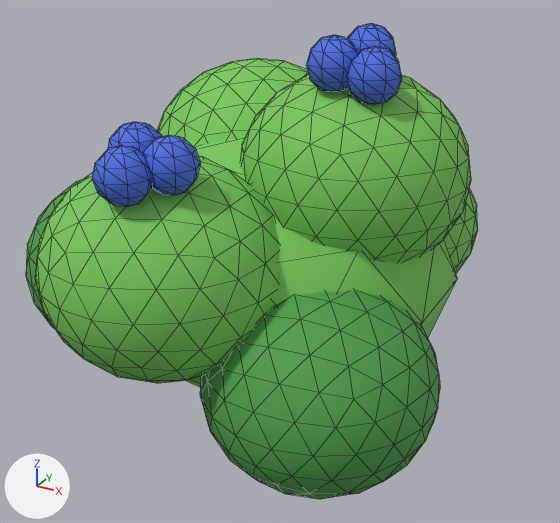
What one commit did to the glTF model game/assets/models/prop_berry_bush.glb.
One viewpoint serves both versions: a 50 mm lens placed at (0.762, -1.367, 1.049), pointed at (0.031, -0.039, 0.385). Arrows for +X, +Y and +Z are at lower left; the lights stay in place. The picture after the commit comes second. Mesh edges are drawn as thin lines.

The older version as bpy lines, for what is in view:
```python
me_prop_berry_bush = bpy.data.meshes.new('prop_berry_bush')
me_prop_berry_bush.from_pydata(...)  # 1392 vertices, 2720 faces; spans x -0.588..0.444, y -0.535..0.553, z 0.042..0.883
# faces by material slot: [1360, 640, 720]
me_prop_berry_bush.materials.append(mat_leaf)  # green #78c85a
me_prop_berry_bush.materials.append(mat_leaf_dark)  # green #4e9e4a
me_prop_berry_bush.materials.append(mat_berry)  # blue #4c6fe2
ob_prop_berry_bush = bpy.data.objects.new('prop_berry_bush', me_prop_berry_bush)
ob_prop_berry_bush.location = (0.0, 0.0, 0.0)
```
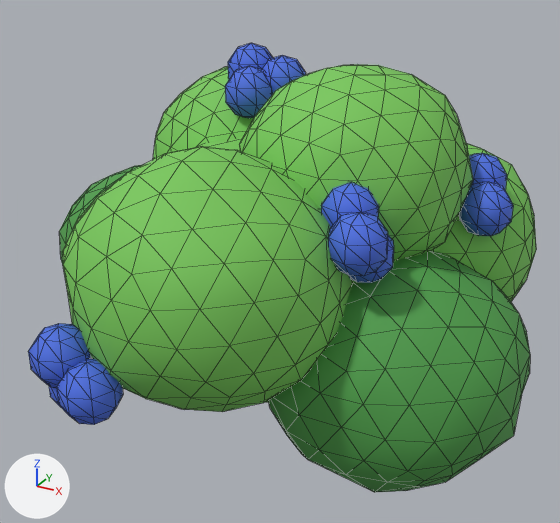
What changed in the scene script:
```text
Change me_prop_berry_bush:
    remove me_prop_berry_bush.from_pydata(...)  # 1392 vertices, 2720 faces; spans x -0.588..0.444, y -0.535..0.553, z 0.042..0.883
    add me_prop_berry_bush.from_pydata(...)  # 1422 vertices, 2768 faces; spans x -0.583..0.569, y -0.616..0.501, z 0.008..0.81
    me_prop_berry_bush part 1: a new loose piece, a UV sphere (8 segments, 5 rings, poles along z) spanning x 0.371..0.476, y 0.025..0.129, z 0.48..0.59, in mat_berry (blue #4c6fe2)
    me_prop_berry_bush part 2: a new loose piece, a UV sphere (8 segments, 5 rings, poles along z) spanning x 0.34..0.445, y 0.085..0.19, z 0.518..0.628, in mat_berry (blue #4c6fe2)
    me_prop_berry_bush part 3: a new loose piece, a UV sphere (8 segments, 5 rings, poles along z) spanning x -0.137..-0.032, y -0.013..0.091, z 0.663..0.773, in mat_berry (blue #4c6fe2)
    me_prop_berry_bush part 4: a new loose piece, a UV sphere (8 segments, 5 rings, poles along z) spanning x -0.092..0.012, y 0.049..0.153, z 0.68..0.79, in mat_berry (blue #4c6fe2)
    me_prop_berry_bush part 5: a new loose piece, a UV sphere (8 segments, 5 rings, poles along z) spanning x -0.168..-0.063, y 0.048..0.153, z 0.7..0.81, in mat_berry (blue #4c6fe2)
    me_prop_berry_bush part 6: a new loose piece, a UV sphere (8 segments, 5 rings, poles along z) spanning x 0.234..0.339, y -0.245..-0.14, z 0.46..0.57, in mat_berry (blue #4c6fe2)
    me_prop_berry_bush part 7: a new loose piece, a UV sphere (8 segments, 5 rings, poles along z) spanning x 0.205..0.309, y -0.251..-0.146, z 0.532..0.642, in mat_berry (blue #4c6fe2)
    me_prop_berry_bush part 8: a new loose piece, a UV sphere (8 segments, 5 rings, poles along z) spanning x 0.247..0.351, y -0.309..-0.205, z 0.502..0.612, in mat_berry (blue #4c6fe2)
    me_prop_berry_bush part 9: a new loose piece, a UV sphere (8 segments, 5 rings, poles along z) spanning x -0.09..0.015, y -0.616..-0.511, z 0.284..0.394, in mat_berry (blue #4c6fe2)
    me_prop_berry_bush part 10: a new loose piece, a UV sphere (8 segments, 5 rings, poles along z) spanning x -0.153..-0.048, y -0.607..-0.502, z 0.328..0.438, in mat_berry (blue #4c6fe2)
    me_prop_berry_bush part 11: a new loose piece, a UV sphere (8 segments, 5 rings, poles along z) spanning x -0.151..-0.046, y -0.576..-0.471, z 0.257..0.367, in mat_berry (blue #4c6fe2)
    me_prop_berry_bush part 12: the loose piece of 162 vertices spanning x -0.42..0.093, y -0.043..0.47, z 0.294..0.756 is rebuilt with 162 vertices and now spans x -0.413..0.079, y -0.04..0.45, z 0.308..0.753
    me_prop_berry_bush part 13: the loose piece of 162 vertices spanning x -0.303..0.164, y -0.535..-0.068, z 0.244..0.667 is rebuilt with 162 vertices and now spans x -0.222..0.284, y -0.562..-0.047, z 0.221..0.7
    me_prop_berry_bush part 14: the loose piece of 162 vertices spanning x -0.064..0.353, y 0.092..0.509, z 0.197..0.575 is rebuilt with 162 vertices and now spans x -0.012..0.502, y -0.016..0.501, z 0.151..0.615
    me_prop_berry_bush part 15: the loose piece of 162 vertices spanning x -0.588..-0.107, y -0.307..0.173, z 0.099..0.534 is rebuilt with 162 vertices and now spans x -0.583..-0.125, y -0.187..0.259, z 0.113..0.522
    me_prop_berry_bush part 16: the loose piece of 162 vertices spanning x -0.009..0.444, y -0.45..0.003, z 0.042..0.451 is rebuilt with 162 vertices and now spans x 0.054..0.569, y -0.342..0.177, z 0.008..0.476
    me_prop_berry_bush part 17: 9 loose pieces with 378 vertices, spanning x -0.252..0.301, y -0.486..0.553, z 0.381..0.883, are deleted
    me_prop_berry_bush part 18: 155 vertices removed from x -0.05..0.404, y -0.231..0.223, z 0.391..0.8; 155 vertices added at x -0.051..0.398, y -0.237..0.225, z 0.388..0.803
    other edits to the shape of me_prop_berry_bush do not show in these pictures
```

Boxes (x1, y1, x2, y2) around the edits, measured in the pictures (560 x 523 px; the box of a moved part takes in the faces that stretch with it):
'prop_berry_bush', reshaped (12% wider): before (26, 24, 478, 499); after (28, 43, 536, 492)
part 1 of me_prop_berry_bush, added (blue): after (459, 182, 513, 236)
part 2 of me_prop_berry_bush, added (blue): after (469, 153, 507, 189)
part 3 of me_prop_berry_bush, added (blue): after (225, 66, 272, 118)
part 4 of me_prop_berry_bush, added (blue): after (262, 55, 306, 94)
part 5 of me_prop_berry_bush, added (blue): after (228, 43, 273, 79)
part 6 of me_prop_berry_bush, added (blue): after (349, 235, 394, 283)
part 7 of me_prop_berry_bush, added (blue): after (321, 182, 379, 228)
part 8 of me_prop_berry_bush, added (blue): after (328, 213, 388, 276)
part 9 of me_prop_berry_bush, added (blue): after (56, 358, 123, 425)
part 10 of me_prop_berry_bush, added (blue): after (28, 323, 92, 388)
part 11 of me_prop_berry_bush, added (mostly hidden): after (49, 386, 59, 405)
part 12 of me_prop_berry_bush, rebuilt: before (157, 58, 308, 147); after (153, 66, 254, 160)
part 13 of me_prop_berry_bush, rebuilt (18% wider, 17% taller): before (35, 156, 280, 383); after (63, 147, 352, 412)
part 14 of me_prop_berry_bush, rebuilt: before (444, 188, 478, 273); after (439, 143, 536, 302)
part 15 of me_prop_berry_bush, rebuilt: before (26, 179, 82, 329); after (59, 165, 142, 265)
part 16 of me_prop_berry_bush, rebuilt (9% wider, 16% taller): before (200, 291, 440, 499); after (269, 251, 530, 492)
part 17 of me_prop_berry_bush, deleted (blue): before (92, 24, 402, 207)
part 18 of me_prop_berry_bush, moved or reshaped: before (240, 74, 471, 263); after (239, 65, 473, 260)
